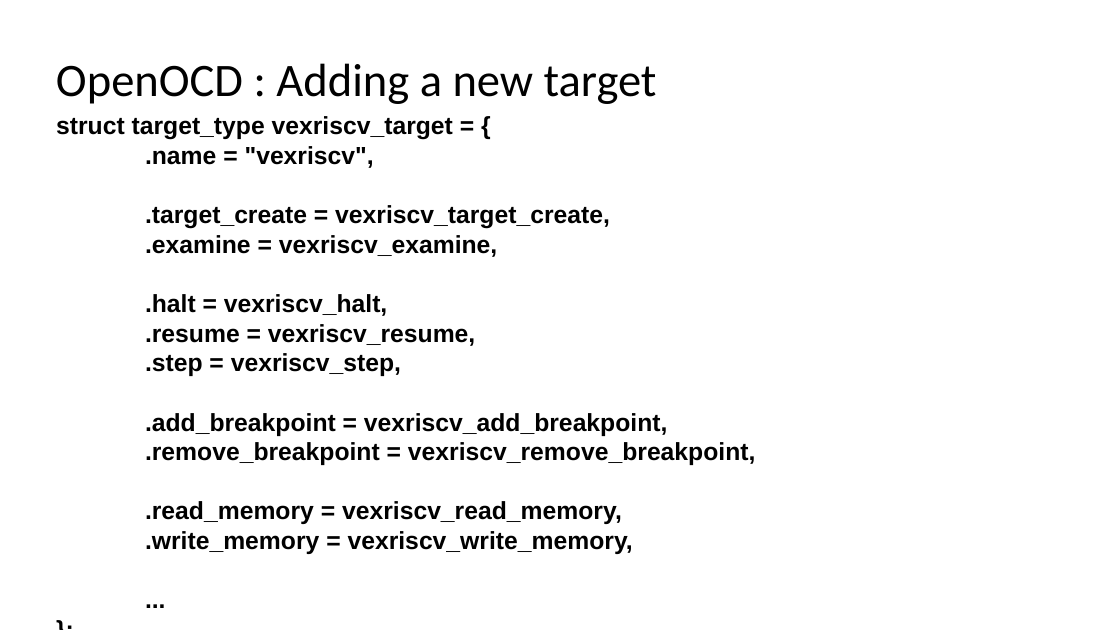
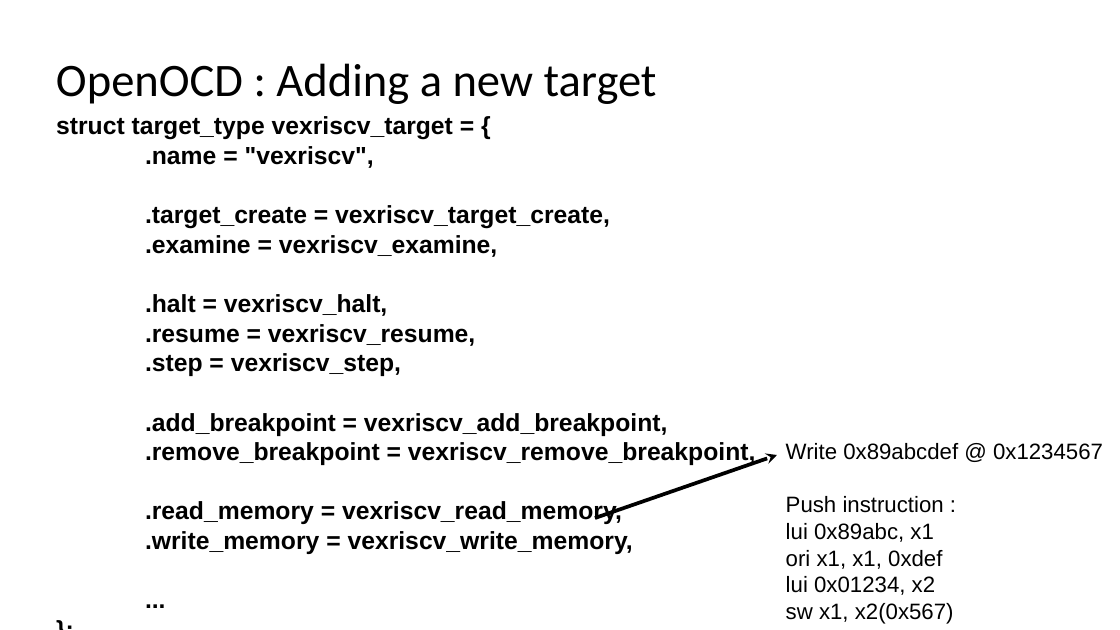
Before and after one commit to SpinalHDL/SpinalDoc, a slide deck: slide 13 of presentation/en/fsic2019.odp (slide 14 before the commit). Drawn at 1120x630 pixels with LibreOffice and Linux fonts; fonts in the diff are those of the drawing. Boxes give left, top, right and bottom in pixels: in the first picture for what was removed or moved away, otherwise in the second. Text is boxed around its words. In the diff, an @@ line names an element or a change of style, - is before the commit and + after.

```diff
--- a/presentation/en/fsic2019.odp
+++ b/presentation/en/fsic2019.odp
@@ text added at [786,443,1103,624], 18 pt, text #000000 @@
+Write 0x89abcdef @ 0x1234567
+Push instruction :
+lui 0x89abc, x1
+ori x1, x1, 0xdef
+lui 0x01234, x2
+sw x1, x2(0x567)
@@ arrow added from (595, 518) to (777, 455), #000000 3 pt @@
```
Also in this commit, not shown: 11 other slides changed, 8 slides added, 6 slides removed, 1 other file.
